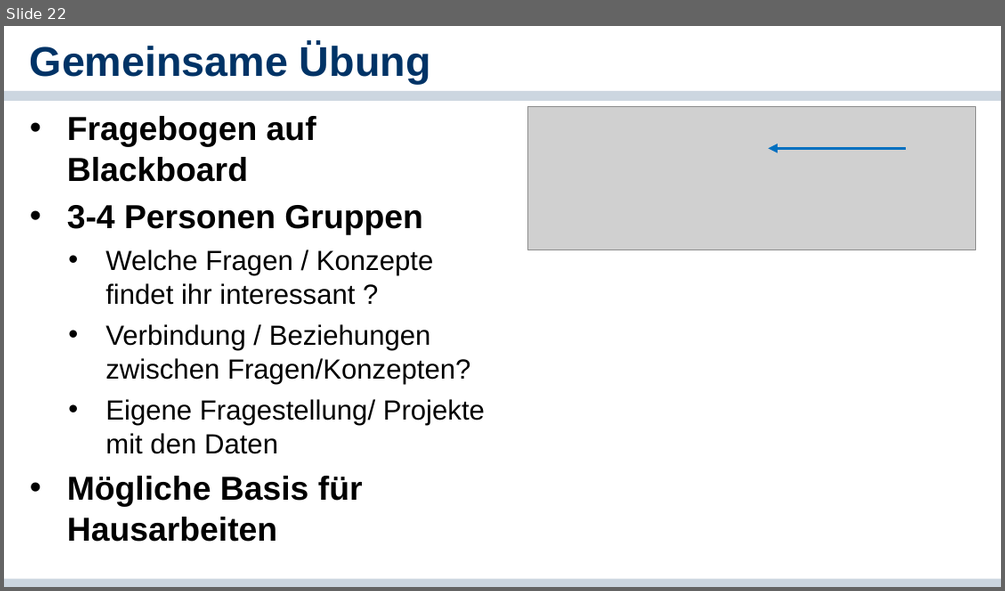
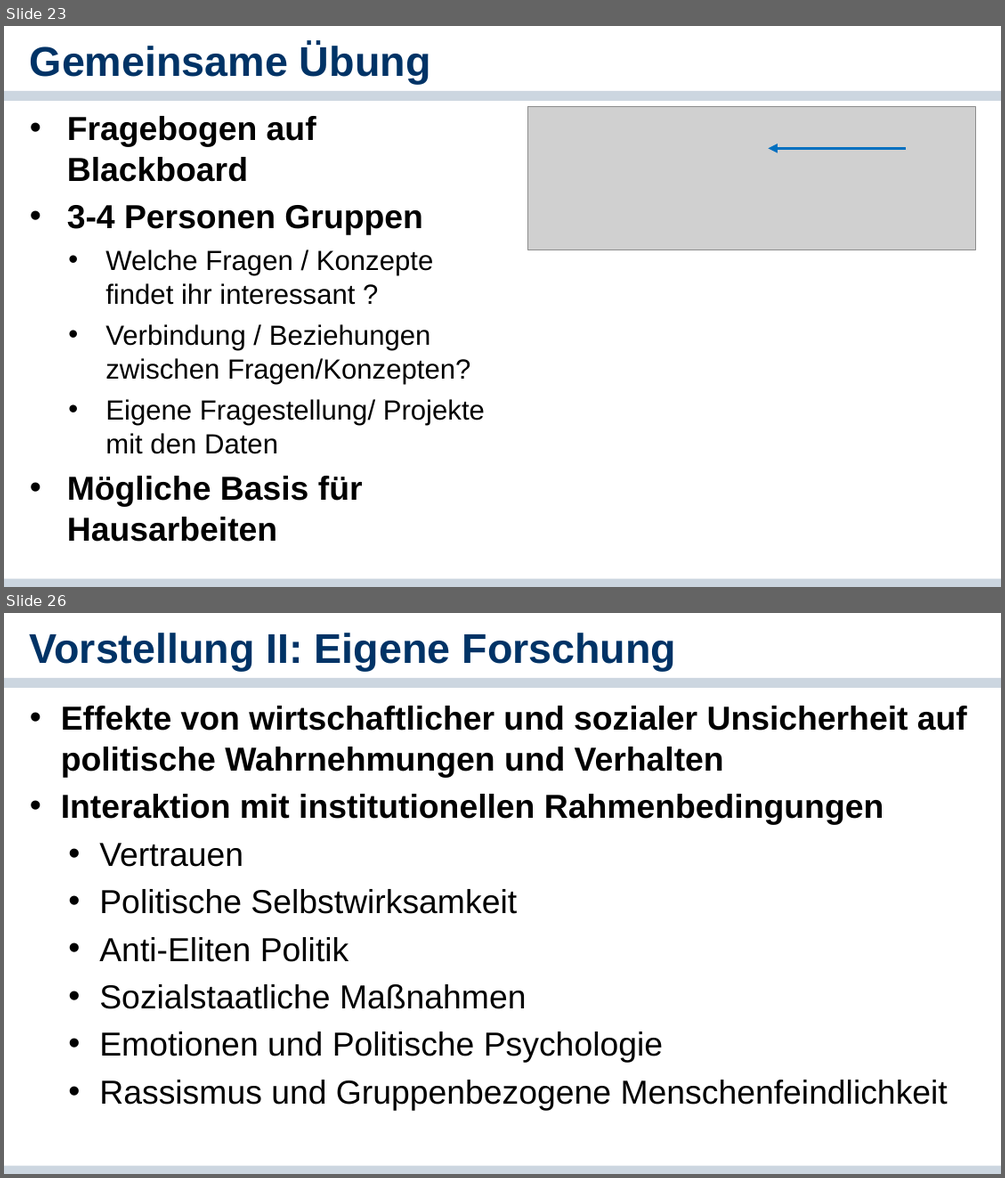
Before and after one commit to cgnguyen/class_political_psychology, a slide deck: 2_Slides_Literature/2_Basics of Political Psychology/2-Methoden und Theorien der politischen Psychologie.pptx. Shown one above the other, each under a label of ours: slide 22 before the commit, slides 23 and 26 after it; the slides between them are not shown. The pictures are 1005x591 and 1005x1178 pixels, drawn with LibreOffice and Linux fonts; fonts in the diff are those of the drawing; grey boxes stand for pictures; background and template pictures are left out. Boxes give left, top, right and bottom in pixels: in the first picture for what was removed or moved away, otherwise in the second. Text is boxed around its words. In the diff, an @@ line names an element or a change of style, - is before the commit and + after.

```diff
--- a/2_Slides_Literature/2_Basics of Political Psychology/2-Methoden und Theorien der politischen Psychologie.pptx
+++ b/2_Slides_Literature/2_Basics of Political Psychology/2-Methoden und Theorien der politischen Psychologie.pptx
@@ slide 26 added at box(4, 613, 1001, 1174), background #FFFFFF; not listed: 2 template elements that a slide beside it also shows @@
@@ title added at box(30, 633, 677, 671), 30 pt, text #003366, bold @@
+Vorstellung II: Eigene Forschung
@@ text added at box(61, 706, 967, 1111), 24 pt, text #000000 @@
+• Effekte von wirtschaftlicher und sozialer Unsicherheit auf politische Wahrnehmungen und Verhalten
+• Interaktion mit institutionellen Rahmenbedingungen
+  • Vertrauen
+  • Politische Selbstwirksamkeit
+  • Anti-Eliten Politik
+  • Sozialstaatliche Maßnahmen
+  • Emotionen und Politische Psychologie
+  • Rassismus und Gruppenbezogene Menschenfeindlichkeit
@@ what was slide 22 is now slide 23 @@
```
Also in this commit, not shown: 4 slides changed, 3 other slides added, 2 other files.
